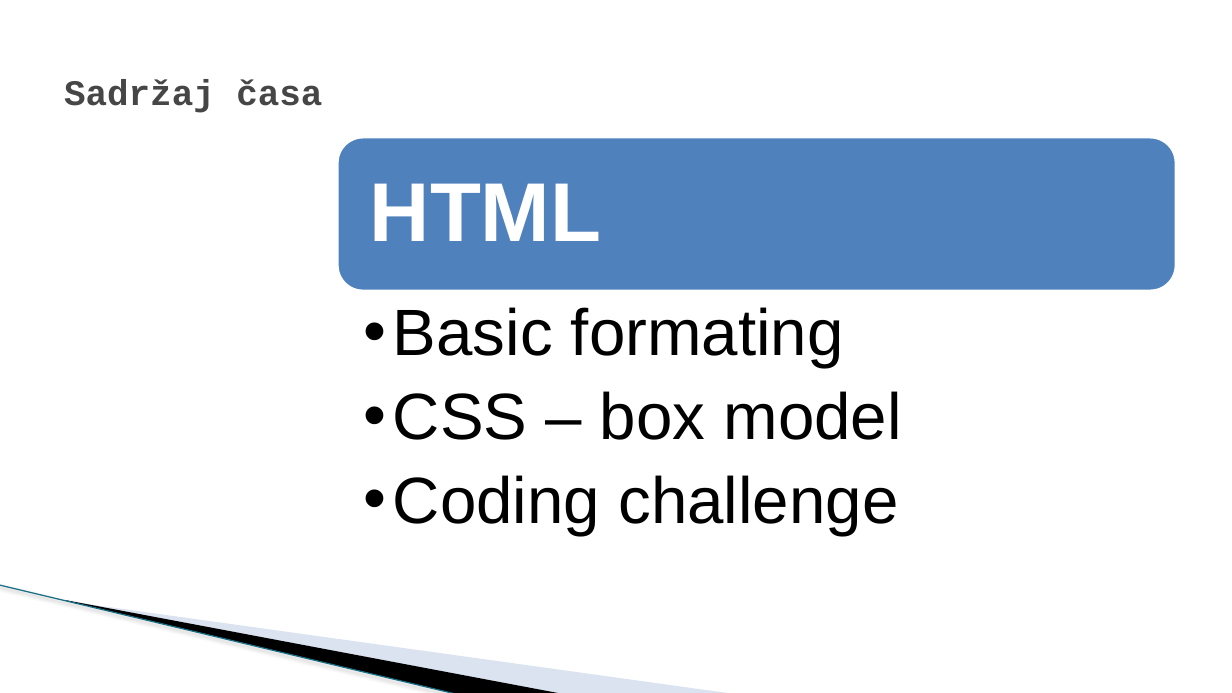
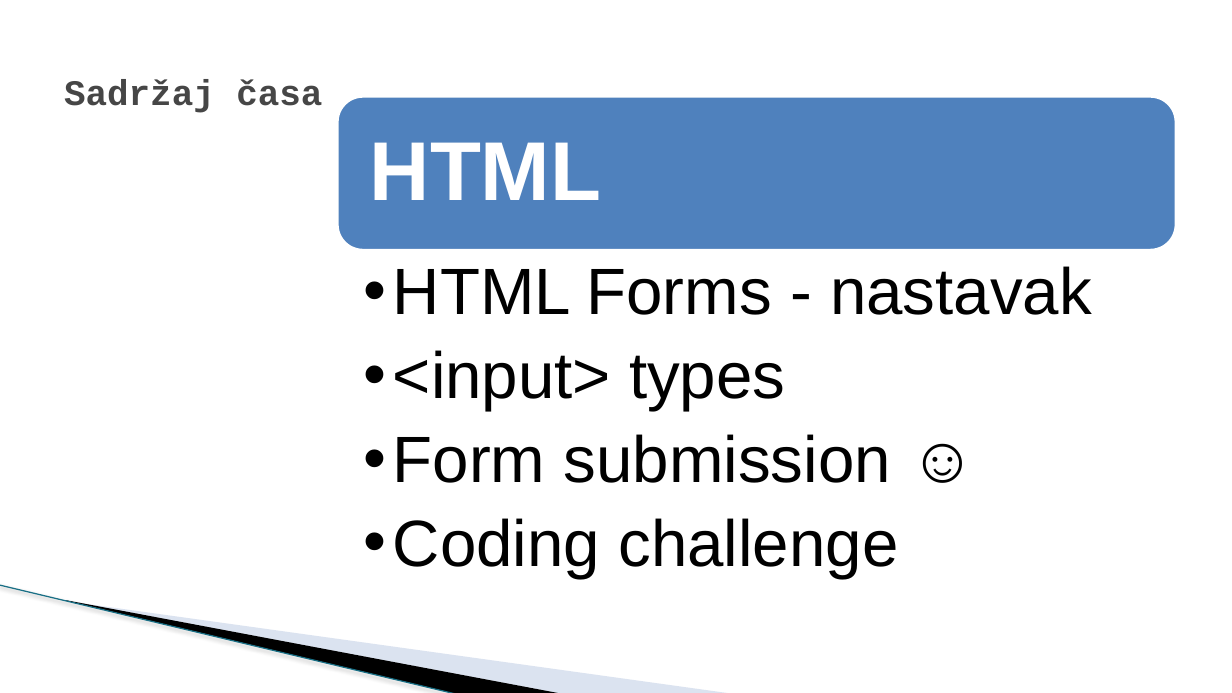
Before and after one commit to todalexcode/kurs-front-end, a slide deck: slide 3 of sesija-13/PPT/Front-End Developer-13.pptx (slide 2 before the commit). Drawn at 1232x693 pixels with LibreOffice and Linux fonts; fonts in the diff are those of the drawing; background and template pictures are left out. Boxes give left, top, right and bottom in pixels: in the first picture for what was removed or moved away, otherwise in the second. Text is boxed around its words. In the diff, an @@ line names an element or a change of style, - is before the commit and + after.

```diff
--- a/sesija-13/PPT/Front-End Developer-13.pptx
+++ b/sesija-13/PPT/Front-End Developer-13.pptx
@@ rounded rectangle: place and size @@
-rounded rectangle at (337, 137, 1177, 290)
+rounded rectangle at (337, 96, 1177, 250)
@@ text "HTML": place and size @@
-text "HTML" at (370, 183, 601, 241)
+text "HTML" at (370, 142, 601, 200)
@@ text "HTML Forms - nastavak": place and size @@
-text "HTML Forms - nastavak" at (393, 307, 902, 535)
+text "HTML Forms - nastavak" at (393, 266, 1092, 578)
@@ text at (393, 266, 1092, 483): text changed @@
-  •• Basic formating
-  •• CSS – box model
+  •• HTML Forms - nastavak
+  •• <input> types
+  •• Form submission ☺
```
Also in this commit, not shown: 1 other slide changed, 21 slides added, 1 slide removed, 15 other files.
